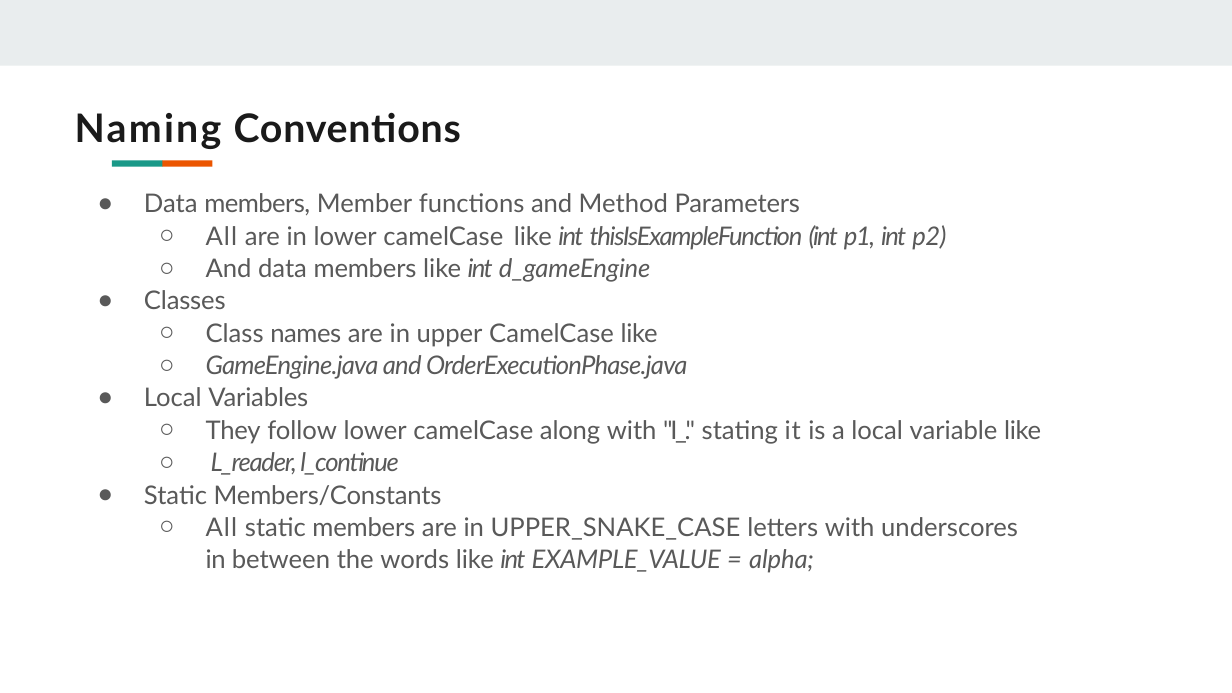
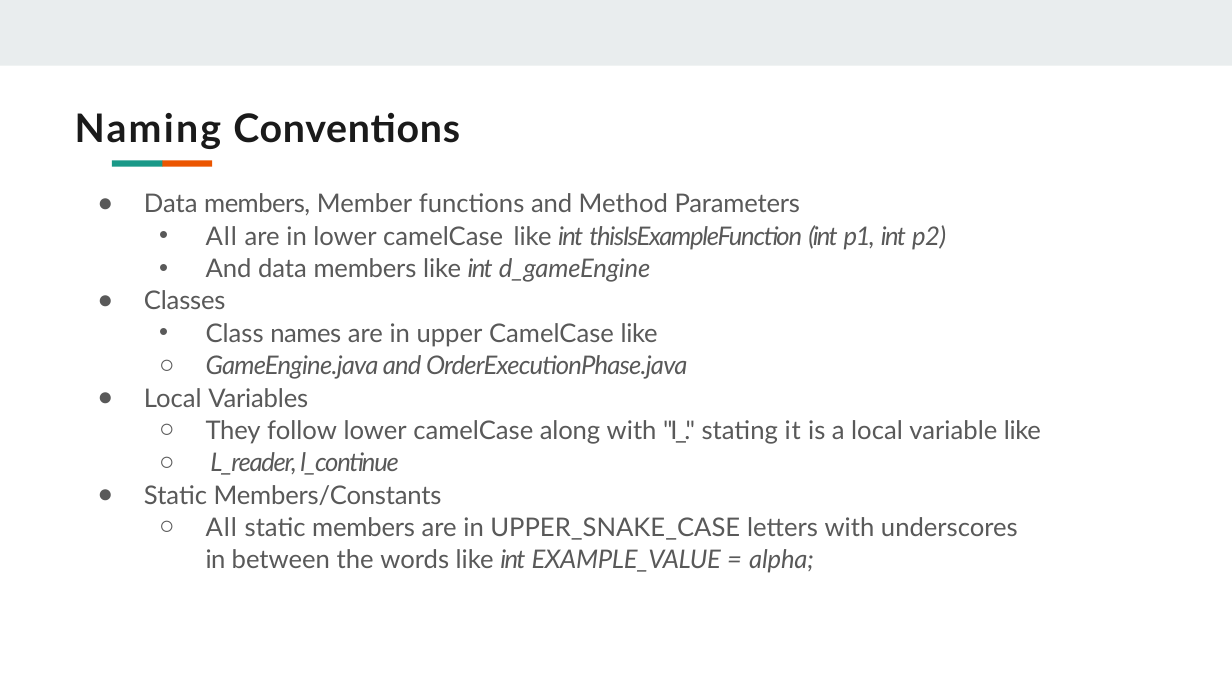
Before and after one commit to abhishekhandacse/SOEN6441-Warzone, a slide deck: slide 2 of documentation/Build 2/Build 2 PPT.pptx. Drawn at 1232x693 pixels with LibreOffice and Linux fonts; fonts in the diff are those of the drawing. Boxes give left, top, right and bottom in pixels: in the first picture for what was removed or moved away, otherwise in the second. Text is boxed around its words. In the diff, an @@ line names an element or a change of style, - is before the commit and + after.

```diff
--- a/documentation/Build 2/Build 2 PPT.pptx
+++ b/documentation/Build 2/Build 2 PPT.pptx
@@ text "Data members, Member functions and ..." at bbox=[144, 193, 1041, 573]: letter spacing 0.7 to 0.6 pt in "All", "All"; letter spacing -0.9 to -1 pt in "int int", "int", "int"; letter spacing -0.8 to -0.9 pt in "p1,"; letter spacing -0.2 to -0.3 pt in "p2)", "names", "in"; letter spacing 0.8 to 0.7 pt in "="; bullet ○ to • @@
```
Also in this commit, not shown: 11 other slides changed, 6 slides added, 4 other files.
